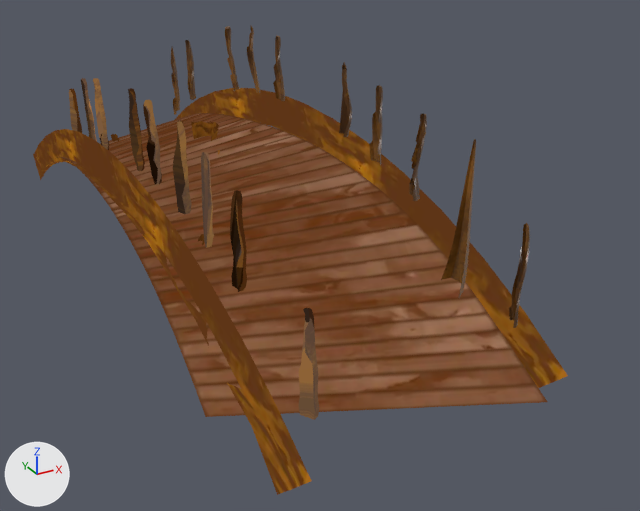
The glTF model front/public/models/River/Bridge.glb as it was, and as the next commit left it.
Camera for both pictures: a 50 mm camera at (-12.39, -1.58, 7.35) aimed at (-6.15, 9.77, 1.67). Every picture has the same lights, and +X, +Y and +Z are marked at lower left. Where no turn or scale is listed for an object, it has been applied to the vertices. Vertices at the same position are counted once.
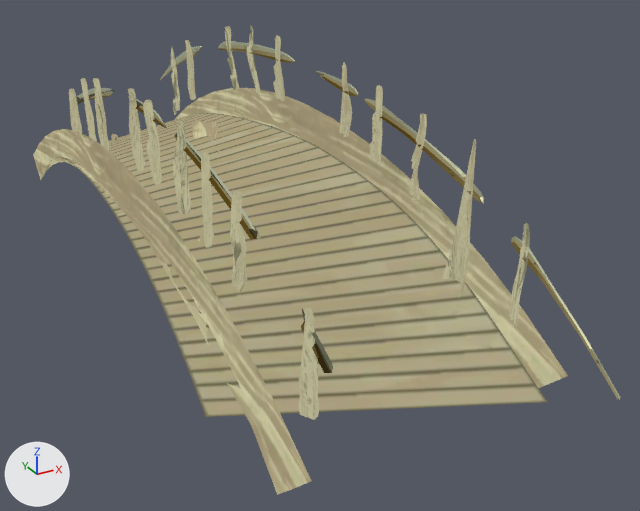
Edits to the scene script, one JSON object a line:
```json
{"op": "add", "block": "img_railings", "code": ["img_railings = load_image('Railings', '_unpacked/Railings', 2048, 2048, 'sRGB')"]}
{"op": "add", "block": "img_under_stakes", "code": ["img_under_stakes = load_image('Under_stakes', '_unpacked/Under_stakes', 1024, 1024, 'sRGB')"]}
{"op": "add", "block": "img_stakes_webp", "code": ["img_stakes_webp = load_image('Stakes.webp', '_unpacked/Stakes.webp', 1024, 1024, 'sRGB')"]}
{"op": "add", "block": "img_bridge_front_webp", "code": ["img_bridge_front_webp = load_image('Bridge_front.webp', '_unpacked/Bridge_front.webp', 1024, 1024, 'sRGB')"]}
{"op": "add", "block": "img_planks_webp", "code": ["img_planks_webp = load_image('Planks.webp', '_unpacked/Planks.webp', 1024, 1024, 'sRGB')"]}
{"block": "mat_stroke", "where": "n5 = _N.new('ShaderNodeTexImage'); n5.name = 'Image Texture'"}
{"op": "set", "path": "n5.image", "old": "img_planks", "new": "img_planks_webp"}
{"block": "mat_bridge_front", "where": "n5 = _N.new('ShaderNodeTexImage'); n5.name = 'Image Texture'"}
{"op": "set", "path": "n5.image", "old": "img_bridge_front", "new": "img_bridge_front_webp"}
{"block": "mat_branches", "change": "nodes: BsdfPrincipled, OutputMaterial, TexImage"}
{"block": "mat_branches", "change": "uses the picture img_stakes"}
{"block": "mat_branches", "change": "nodes: BsdfTransparent, Emission, LightPath, MixShader, OutputMaterial, TexImage"}
{"block": "mat_branches", "change": "uses the picture img_stakes_webp"}
{"block": "mat_rambarde", "where": "n5 = _N.new('ShaderNodeTexImage'); n5.name = 'Image Texture'"}
{"op": "set", "path": "n5.image", "old": "img_railing", "new": "img_railings"}
{"block": "mat_material_002", "where": "n5 = _N.new('ShaderNodeTexImage'); n5.name = 'Image Texture'"}
{"op": "set", "path": "n5.image", "old": "img_under_bridge", "new": "img_under_stakes"}
{"block": "me_vert_018", "where": "me_vert_018.from_pydata(...)  # 1174 vertices, 2003 faces; spans x -2.73..0.2, y -11.65..0.12, z -1.8..1.98"}
{"block": "me_vert_018", "where": "# used by ob_poteaux_front; location = (-5.79, 17.14, 2.81)"}
{"block": "me_vert_018", "change": "me_vert_018 part 1: all 1122 faces that had it switch from mat_rambarde to mat_branches"}
{"op": "add", "block": "me_vert_029", "code": ["me_vert_029 = bpy.data.meshes.new('Vert.029')", "me_vert_029.from_pydata(...)  # 411 vertices, 616 faces; spans x -2.72..0.04, y -8.04..6.21, z -1.91..0.47", "me_vert_029.materials.append(mat_rambarde)"]}
{"op": "add", "block": "ob_rambarde_front", "code": ["ob_rambarde_front = bpy.data.objects.new('Rambarde_front', me_vert_029)", "ob_rambarde_front.location = (-5.71, 11.96, 4.05)"]}
```

Location of each change, (x1, y1, x2, y2) in pixels of the pictures (640 x 511 px):
```json
{"object": "Plane", "change": "surface changed", "before": [50, 113, 547, 417], "after": [50, 113, 547, 417], "on screen": "brown to beige"}
{"object": "Poteaux_front", "change": "surface changed, recoloured", "before": [69, 25, 530, 420], "after": [69, 25, 530, 420], "on screen": "brown to beige"}
{"object": "Cube.001", "change": "surface changed", "before": [33, 129, 311, 495], "after": [33, 129, 311, 495], "on screen": "brown to beige"}
{"object": "Cube", "change": "surface changed", "before": [175, 88, 568, 388], "after": [175, 88, 568, 388], "on screen": "brown to beige"}
{"object": "Rambarde_front", "change": "added", "after": [76, 41, 620, 400]}
{"object": "Retopo_Vert.011", "change": "surface changed", "before": [111, 121, 220, 245], "after": [111, 121, 220, 245], "on screen": "brown to beige"}
{"part": 1, "of": "me_vert_018", "change": "recoloured", "before": [69, 78, 320, 420], "after": [69, 78, 320, 420], "on screen": "brown to beige"}
```
